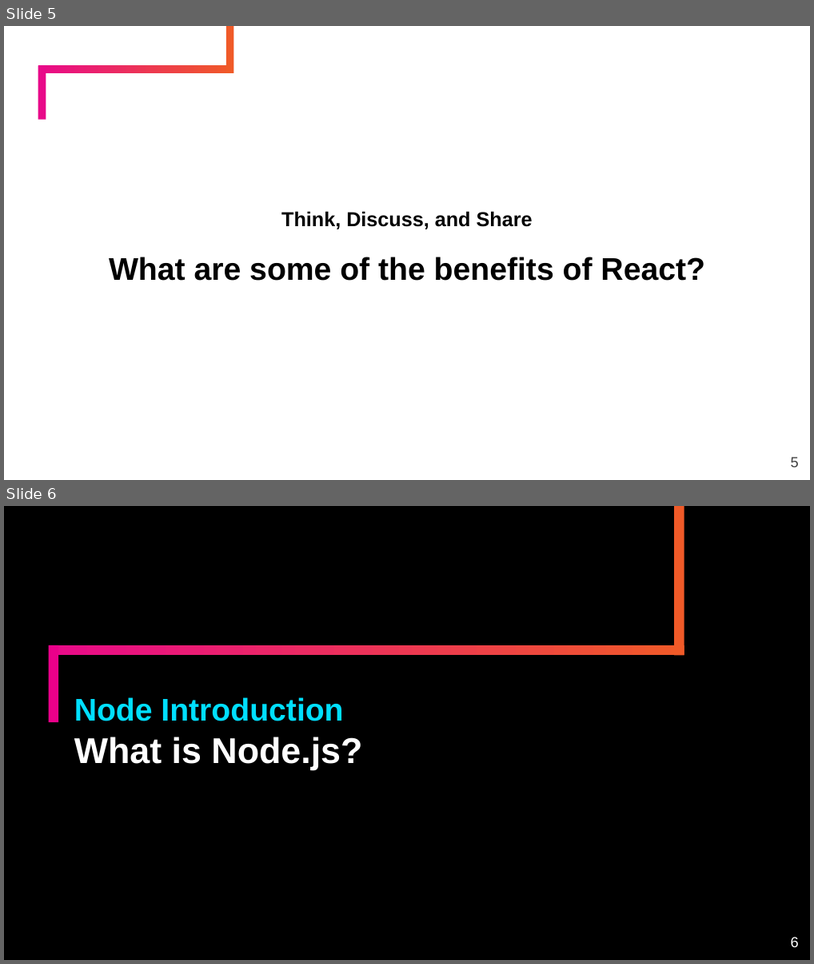
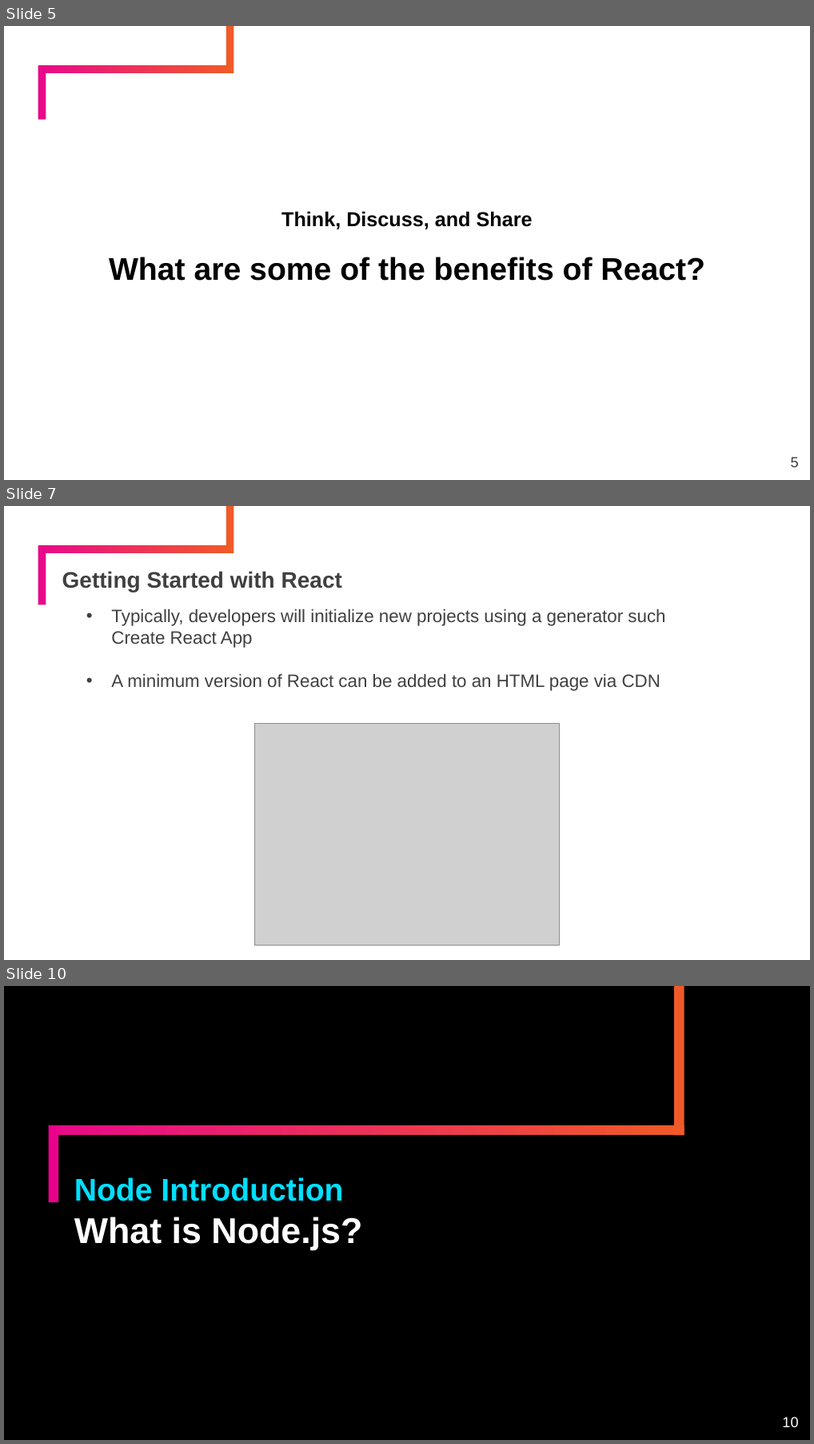
Before and after one commit to timmkellogg/ntg-react-fundamentals-session-2, a slide deck: day-2/slides/ppt/Node Introduction.pptx. Shown one above the other, each under a label of ours: slides 5 and 6 before the commit, slides 5, 7 and 10 after it; the slides between them are not shown. The pictures are 814x964 and 814x1444 pixels, drawn with LibreOffice and Linux fonts; fonts in the diff are those of the drawing; grey boxes stand for pictures; background and template pictures are left out. Boxes give left, top, right and bottom in pixels: in the first picture for what was removed or moved away, otherwise in the second. Text is boxed around its words. In the diff, an @@ line names an element or a change of style, - is before the commit and + after.

```diff
--- a/day-2/slides/ppt/Node Introduction.pptx
+++ b/day-2/slides/ppt/Node Introduction.pptx
@@ slide 7 added at <box>4,506,810,960</box>, background #FFFFFF; not listed: 2 template elements that a slide beside it also shows @@
@@ rectangle added at <box>38,546,46,604</box>, fill #E80A89 @@
@@ title added at <box>62,571,342,592</box>, 20 pt, text #404040, bold @@
+Getting Started with React
@@ subtitle added at <box>111,608,666,691</box>, 16 pt, text #404040 @@
+• Typically, developers will initialize new projects using a generator such Create React App
+• A minimum version of React can be added to an HTML page via CDN
@@ picture added at <box>254,724,560,945</box> @@
@@ what was slide 6 is now slide 10 @@
@@ page number at <box>782,1416,798,1427</box>: text changed @@
-6
+10
```
Also in this commit, not shown: 1 slide changed, 3 other slides added, 1 other file.
